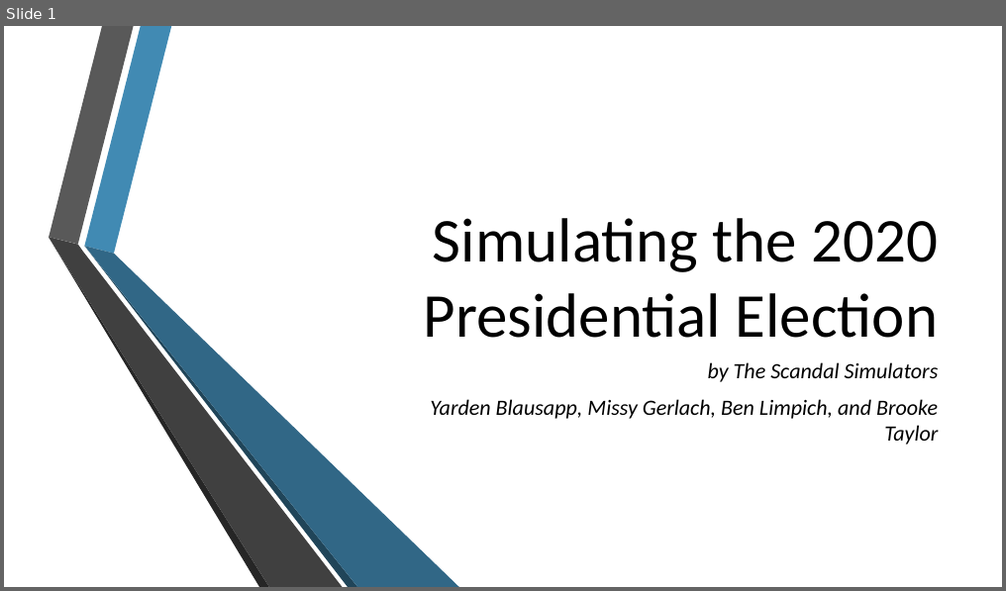
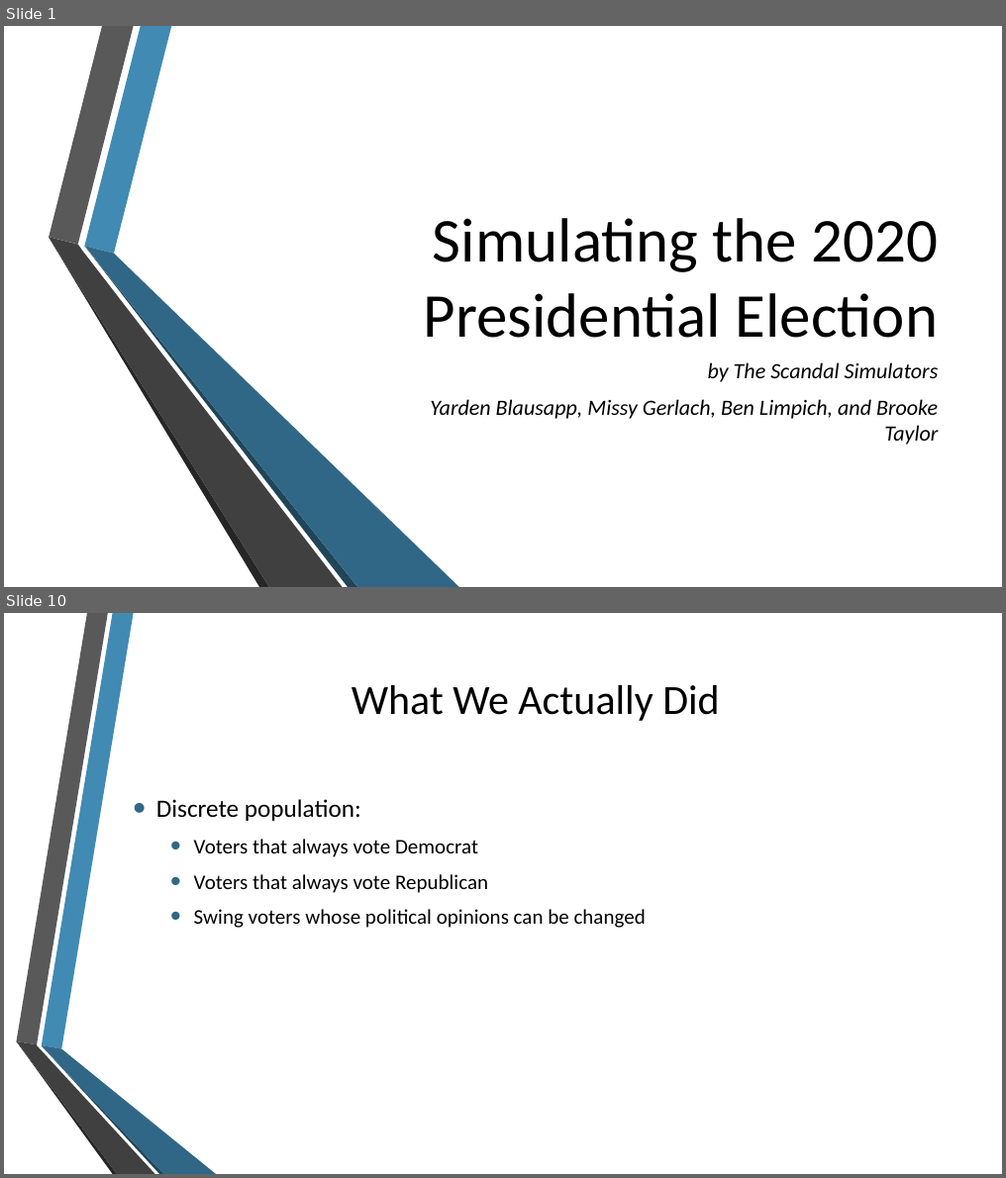
Before and after one commit to blimpich/election_simulator, a slide deck: Final Presentation 2.pptx. Shown one above the other, each under a label of ours: slide 1 before the commit, slides 1 and 10 after it; the slides between them are not shown. The pictures are 1006x591 and 1006x1178 pixels, drawn with LibreOffice and Linux fonts; fonts in the diff are those of the drawing; background and template pictures are left out. Boxes give left, top, right and bottom in pixels: in the first picture for what was removed or moved away, otherwise in the second. Text is boxed around its words. In the diff, an @@ line names an element or a change of style, - is before the commit and + after.

```diff
--- a/Final Presentation 2.pptx
+++ b/Final Presentation 2.pptx
@@ slide 10 added at (4, 613, 1002, 1174), background picture (left out) @@
@@ title added at (351, 685, 719, 721), 40 pt, text #000000 @@
+What We Actually Did
@@ text added at (156, 799, 646, 928), 20 pt, text #000000 @@
+• Discrete population:
+  • Voters that always vote Democrat
+  • Voters that always vote Republican
+  • Swing voters whose political opinions can be changed
@@ group added at (16, 613, 216, 1174): 6 freeform shapes @@
```
Also in this commit, not shown: 6 slides changed, 19 other slides added, 4 slides removed.
